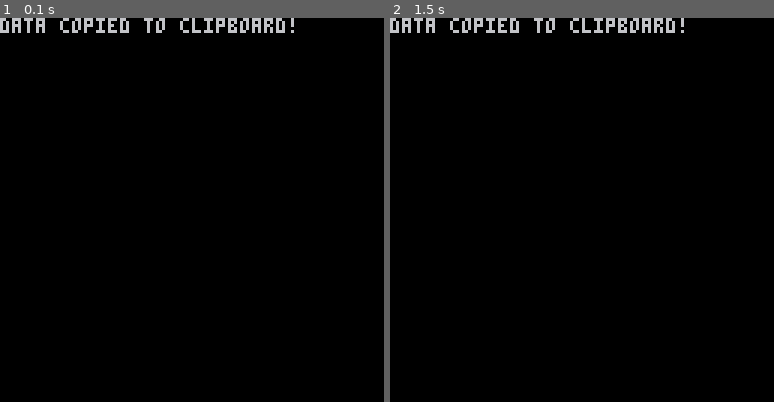
Above: before the commit, frames 1-2 (left to right).
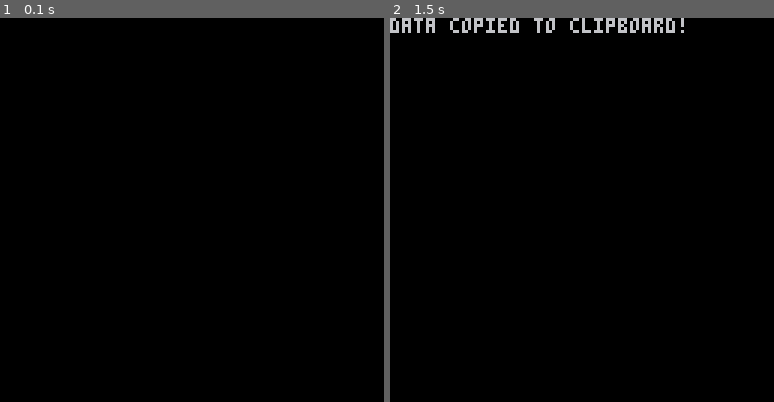
Above: after the commit, the same moments.

Repository: Mizar01/last_spellcaster
Game: PICO-8 cartridge map_compressor2.p8
Two runs of this game, one before a commit and one after it. Both use one fixed random seed, a clock stepped at 60 frames per second and the inputs below.
Inputs:
- Up to frame 1 (0.1 s): no input
- Up to frame 2 (1.5 s): no input

The runs differ from the first frame. In frame 1, 1.3% of the frame differs, in the area x 0-77%, y 0-4%; in frame 2, nothing differs.

Commit message:
blocked player bullets against walls. Introduced core map.

Diff:
--- a/game/compressed_maps.lua
+++ b/game/compressed_maps.lua
@@ -2,5 +2,6 @@
 	[[1P0!b!021!0#X"0$1!0E1!0!1&0H1!0&1!0H1&0!1!0O1!061!011+0D1!0*X!1!0+1*0!p!0"f!0&6!0!1!0+1!0*190+1!0#1-0!140"g!0#g!0&1* …(271 unchanged characters)…
 	[[1P04X!0+Y!0#1,0>1$0#1+0*1"0!a!0"1$0!1!a!0!1#0!a!0)1*0F1*0F1*0$f!0#1=0!1L0$1*03b!0&Z!1'0!1-0=1%0$1*0&1!0"X#0$X"0,1$0$ …(339 unchanged characters)…
 	[[1R02b!0%b!0.1$Z"1"0*g!0%g!0%b!011$Z!0!1"0!1"0!1:0*1$0#1!0"a!0!1=0'1$0#1!0"1"0!1%0"1)0+1!0'1$0#1!0" !0#1#071#0%1$0#1! …(583 unchanged characters)…
-	[[170!190$1!0C1!0%1"0$1!0C1!0%1%0!1!0/1%0/1!0!1&0N1"0#1"0,1"0'1"0-1"0#1"0N1"0&c!0(100)c!0%1.061908170"1"021"0"1,0N1"0)1$041$0)1"0N1"061"0!1"031#0'1#0*1!0%1!0'1#0'1%021!0'1!0/1'021!0%1!0/1)021%0/1,0B1(0N1"0N1"0N1&0"1#0#1#001#0"1#0#1&0N1"0N1,0;1,0!1!0!1!0!1!0!1!0!1!091!0!1!0!1!0!1!0!1!0!1"0!1!0!1!0!1!0!1!0!1!0!1!071!0!1!0!1!0!1!0!1!0!1$0!1!0!1!0!1!0!1!0!1!0!1!051!0!1!0!1!0!1!0!1!0!1!0!1"0!1!0!1!0!1!0!1!0!1!0!1!0!150!1!0!1!0!1!0!1!0!1!0!1R]],
+	[[170!19Y"0"1!0C1!0#Y"1"X"0"1!01f!011!0#X"1%0!1!0/1%0/1!0!1&0N1"0#1"0,1"0'1"0-1"0#1"06X"061"0&c!0(100)c!0%1.0$1.0$190&1-0%170"1"0#1,0#1"0"1,0;1"011"0"b!0&1$0.1"0$1$0&b!0"1"0#b!071"0/b!0!1"0)6!0,1!0#1#011#0'1#0)1"Z!1!0!1!Z!1$0$1#0'1%0$1!0-1!Z!0%Z!1!0/1'0)1#0%1"Z!0!E!0!Z!1"0"d!0+1)011'0.1,001%0-1(0&1!001#041"0N1"0'd!0>d!0'1&0"1#0#1#0#d"0+1#0"1#0#1&0N1"0#i!0"i!0Dg!0"1+0$i!0"g!0%6!0#i!0"i!0'1#0!1(0%g!0#1*0!100!1!0#1!0!1!0!1"0#1'0#6!0"h"Q!1!0!M!S!N!0!1!R!h"0$6!0$1!0"1!0!1!0!1$0!1!0'1!0!1(0!1#0!1*0!1#0!1!0!1!0!1!0!1"0%1!X!1!0!g!0#1%0#P!O!h!0%i!0!i!0!T!1!0%Y!1!0!1!0!150"1;]],
+	[[130"1<001!0$1!081"001!0$1!081"001!0$1!081"001!0$1!081"001!0$1!081"001!0$1!081"0N1"0N1"0N1"0N1"0N1"0N1"0N1"0N1"0N1"0N1"0N1"0N1"0N1"0N1"0N1"0N1"0N1"0N1"0N1"0N1"0N1"0N1"0N1"0"f!0K1Q]],
 }
--- a/game/game_config.lua
+++ b/game/game_config.lua
@@ -53,11 +53,12 @@
 map_wpx, map_hpx = map_w * 8, map_h * 8
 
 stage = 1
+spawn1 = true
 -- ovd_respawn = dstarc("43;30")
 ovd_respawn=nil -- intial player spawn override in tile coords. It must be used for every stage load.
 
 -- TEST VARS
-use_sample_map = true
+use_sample_map = false
 ovd_avail_els = dstarc("true;true;true;false")
 ovd_cur_el = el_fire
 sample_map = [[
@@ -128,6 +129,10 @@
         dstarc("name=The underground;music=13;theme=sand;wtx=-20;wty=32"),
         dstarc("")
     ),
+    build_stage_config_item(
+        dstarc("name=The core;music=13;theme=metal;wtx=-20;wty=64"),
+        dstarc("")
+    ),
 }
 
 -- adding to dstar other functions
--- a/game/main.lua
+++ b/game/main.lua
@@ -79,6 +79,7 @@
         local ptx, pty = flr(player.x / 8), flr(player.y / 8)
         if (ptx < 0 or (ptx >= map_w - 1 and player.x > map_w * 8 - 4) or (pty <= 0 and player.y < 3) or pty >= map_h - 1) then
             -- LOAD A NEW STAGE (MAP PORTION)
+            spawn1 = false
             local prev_stage = stage_config_get()
             local pwtx, pwty = ptx + prev_stage.wtx or 0, pty + prev_stage.wty or 0
             if (pty <= 0) then
--- a/game/misc.lua
+++ b/game/misc.lua
@@ -46,6 +46,9 @@
             self.destroy_req_prev_frame = true -- mark for deletion next frame, because i need also to use the time at 0.
         end
         self.x = timer_lerp(self.origx, self.max_dist, self.ttl, true, self.dir)
+        if (map_or_obj_solid_at_px(self.x, self.y)) then
+            self:del()
+        end
     end,
     dirmult = function(self)
         return (self.dir == dir_left) and -1 or 1
--- a/game/utils.lua
+++ b/game/utils.lua
@@ -132,7 +132,7 @@
         converted_type_map = matrix_map(map_h, map_w, "")  -- 0 based map of tile types
         stage_changes_map = matrix_map(map_h, map_w, "")  -- 0 based map of tile changes
 
-        if (use_sample_map and stage == 1) then
+        if (use_sample_map and spawn1) then
             for ty=1, map_h do
                 for tx=1,map_w do
                     local pos = (ty - 1) * map_w * 2 + (tx - 1) * 2 + 1
@@ -172,8 +172,8 @@
                 if (ovd_respawn != nil) then
                     player:respawn(ovd_respawn[1] * 8, ovd_respawn[2] * 8)
                 else player:respawn(px, py) end
-                if (ovd_avail_els != nil and stage == 1) player.avail_el = ovd_avail_els
-                if (ovd_cur_el != nil and stage == 1) player.cur_el = ovd_cur_el
+                if (ovd_avail_els != nil and spawn1) player.avail_el = ovd_avail_els
+                if (ovd_cur_el != nil and spawn1) player.cur_el = ovd_cur_el
                 respw = true
             elseif (instr("abcd", t)) then -- bats
                 c_fly_en.new(px, py, en_map[t])
--- a/map_compressor2.p8
+++ b/map_compressor2.p8
@@ -215,30 +215,64 @@
 1       1 1                         1 1               1 1                           1 1       1
 1                                             X X                                             1
 1             c                 1 1 1 1 1 1 1 1 1 1 1 1 1 1 1 1                   c           1
-1 1 1 1 1 1 1 1 1 1 1 1 1                                             1 1 1 1 1 1 1 1 1 1 1 1 1
-1 1 1 1 1 1 1 1 1 1 1 1                                                 1 1 1 1 1 1 1 1 1 1 1 1
-1 1 1 1 1 1 1 1 1 1 1     1 1                                     1 1     1 1 1 1 1 1 1 1 1 1 1
-1                                                                                             1
-1     b             1 1 1 1                                         1 1 1 1             b     1
-1       b                                                                                 b   1
-1                                             1 1   1 1                                       1
-1 1               1 1 1                     1 Z       Z 1               1 1 1               1 1
+1 1 1 1 1 1 1 1 1 1 1 1 1         1 1 1 1 1 1 1 1 1 1 1 1 1 1         1 1 1 1 1 1 1 1 1 1 1 1 1
+1 1 1 1 1 1 1 1 1 1 1 1             1 1 1 1 1 1 1 1 1 1 1 1 1           1 1 1 1 1 1 1 1 1 1 1 1
+1 1 1 1 1 1 1 1 1 1 1     1 1       1 1 1 1 1 1 1 1 1 1 1 1       1 1     1 1 1 1 1 1 1 1 1 1 1
+1                                                       1 1                                   1
+1     b             1 1 1 1                             1 1         1 1 1 1             b     1
+1       b                                               1 1                               b   1
+1                   6                         1       1 1 1                                   1
+1 1               1 1 1                   1 1 Z 1   1 Z 1 1 1 1         1 1 1               1 1
 1 1 1         1                           1 Z           Z 1                               1 1 1
-1 1 1 1                                     1 Z   E   Z 1                               1 1 1 1
-1 1 1 1 1                                     1 1 1 1 1                               1 1 1 1 1
-1 1 1 1 1 1 1                                                                     1 1 1 1 1 1 1
-1             1                                                                               1
+1 1 1 1                   1 1 1           1 1 Z   E   Z 1 1     d                       1 1 1 1
+1 1 1 1 1                                   1 1 1 1 1 1 1                             1 1 1 1 1
+1 1 1 1 1 1 1                                 1 1 1 1 1                           1 1 1 1 1 1 1
+1             1                                 1 1 1                                         1
 1                                                                                             1
 1               d                                                             d               1
-1 1 1 1 1     1 1 1       1 1 1                                 1 1 1     1 1 1       1 1 1 1 1
+1 1 1 1 1     1 1 1       1 1 1       d d                       1 1 1     1 1 1       1 1 1 1 1
 1                                                                                             1
 1       i     i                                                                         g     1
-1 1 1 1 1 1 1 1 1 1         i     g                   i     i               1 1 1   1 1 1 1 1 1
+1 1 1 1 1 1 1 1 1 1         i     g           6       i     i               1 1 1   1 1 1 1 1 1
 1 1           g       1 1 1 1 1 1 1 1 1 1   1 1 1 1 1 1 1 1 1 1 1 1 1 1 1 1   1       1   1   1
-1       1 1 1 1 1 1 1             h h Q 1   M S N   1 R h h                   1     1   1   1 1
+1       1 1 1 1 1 1 1       6     h h Q 1   M S N   1 R h h         6         1     1   1   1 1
 1 1   1               1   1 1 1 1 1 1 1 1 1 1 1 1   1 1 1 1 1 1 1 1 1 1   1 1 1   1   1   1   1
-1           1   1   g       1 1 1 1 1       P O h           i   i   T 1             1   1   1 1
+1           1 X 1   g       1 1 1 1 1       P O h           i   i   T 1           Y 1   1   1 1
 1 1 1 1 1 1 1 1 1 1 1 1 1 1 1 1 1 1 1     1 1 1 1 1 1 1 1 1 1 1 1 1 1 1 1 1 1 1 1 1 1 1 1 1 1 1
+]],
+[[
+1 1 1 1 1 1 1 1 1 1 1 1 1 1 1 1 1 1 1     1 1 1 1 1 1 1 1 1 1 1 1 1 1 1 1 1 1 1 1 1 1 1 1 1 1 1
+1                                 1         1                                                 1
+1                                 1         1                                                 1
+1                                 1         1                                                 1
+1                                 1         1                                                 1
+1                                 1         1                                                 1
+1                                 1         1                                                 1
+1                                                                                             1
+1                                                                                             1
+1                                                                                             1
+1                                                                                             1
+1                                                                                             1
+1                                                                                             1
+1                                                                                             1
+1                                                                                             1
+1                                                                                             1
+1                                                                                             1
+1                                                                                             1
+1                                                                                             1
+1                                                                                             1
+1                                                                                             1
+1                                                                                             1
+1                                                                                             1
+1                                                                                             1
+1                                                                                             1
+1                                                                                             1
+1                                                                                             1
+1                                                                                             1
+1                                                                                             1
+1                                                                                             1
+1     f                                                                                       1
+1 1 1 1 1 1 1 1 1 1 1 1 1 1 1 1 1 1 1 1 1 1 1 1 1 1 1 1 1 1 1 1 1 1 1 1 1 1 1 1 1 1 1 1 1 1 1 1
 ]]
 }
 
Not shown, changed: TODO.txt
